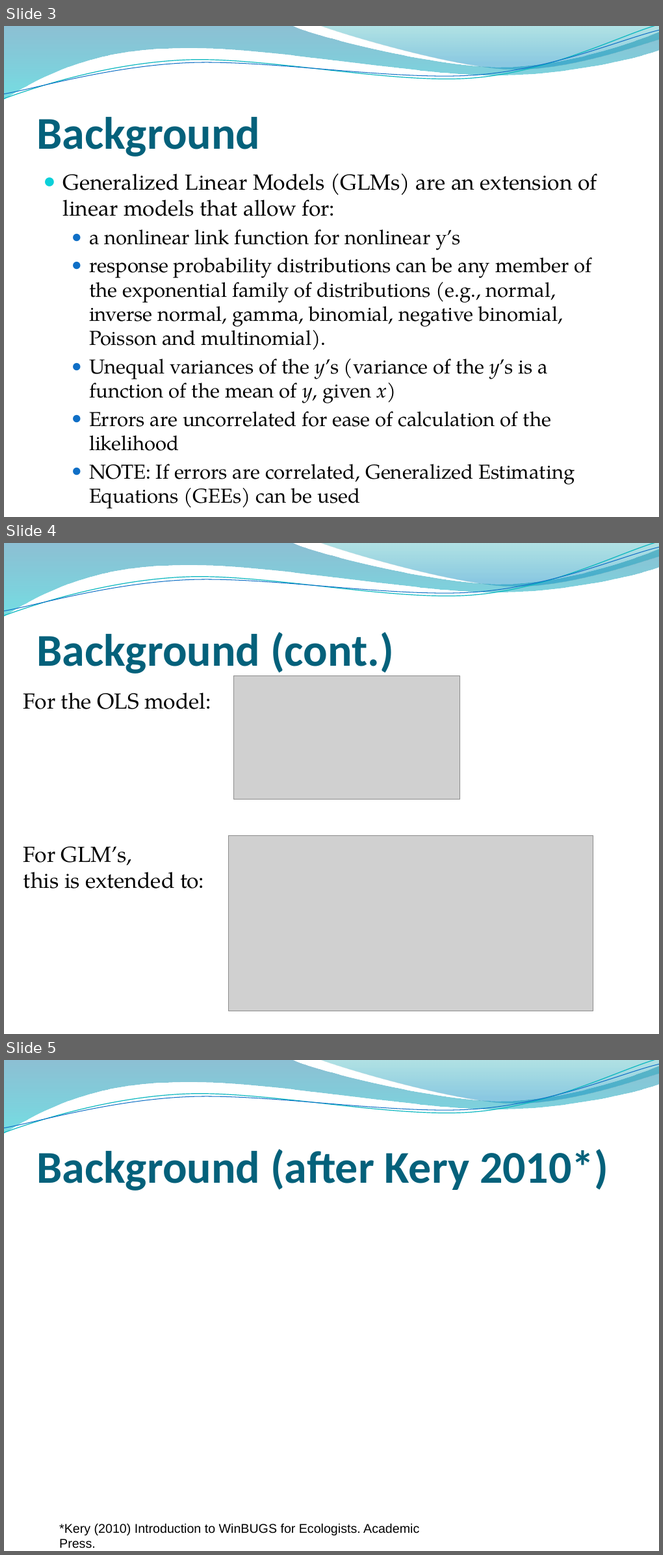
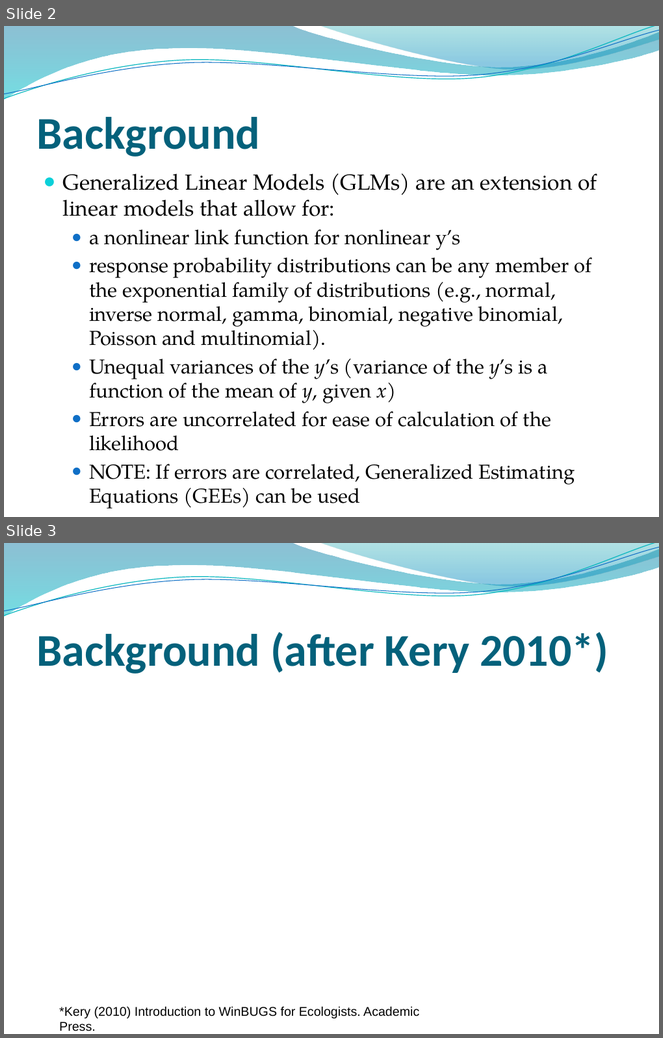
Before and after one commit to ricschuster/R_Workshop_Vienna_2018_02, a slide deck: ppts/Topic 8 Generalized Linear Models.pptx. Shown one above the other, each under a label of ours: slides 3, 4 and 5 before the commit, slides 2 and 3 after it. The pictures are 663x1555 and 663x1038 pixels, drawn with LibreOffice and Linux fonts; fonts in the diff are those of the drawing; grey boxes stand for pictures; background and template pictures are left out. Boxes give left, top, right and bottom in pixels: in the first picture for what was removed or moved away, otherwise in the second. Text is boxed around its words. In the diff, an @@ line names an element or a change of style, - is before the commit and + after.

```diff
--- a/ppts/Topic 8 Generalized Linear Models.pptx
+++ b/ppts/Topic 8 Generalized Linear Models.pptx
@@ slide 4 removed at bbox=[4, 543, 659, 1034], background picture (left out); not listed: 4 template elements that a slide beside it also shows @@
@@ title removed at bbox=[36, 632, 394, 677] @@
-Background (cont.)
@@ picture removed at bbox=[233, 676, 460, 799] @@
@@ text removed at bbox=[24, 693, 211, 889] @@
-For the OLS model:
-For GLM’s,
-this is extended to:
@@ picture removed at bbox=[229, 836, 594, 1012] @@
@@ what was slide 3 is now slide 2 @@
@@ what was slide 5 is now slide 3 @@
```
Also in this commit, not shown: 1 other slide removed.
